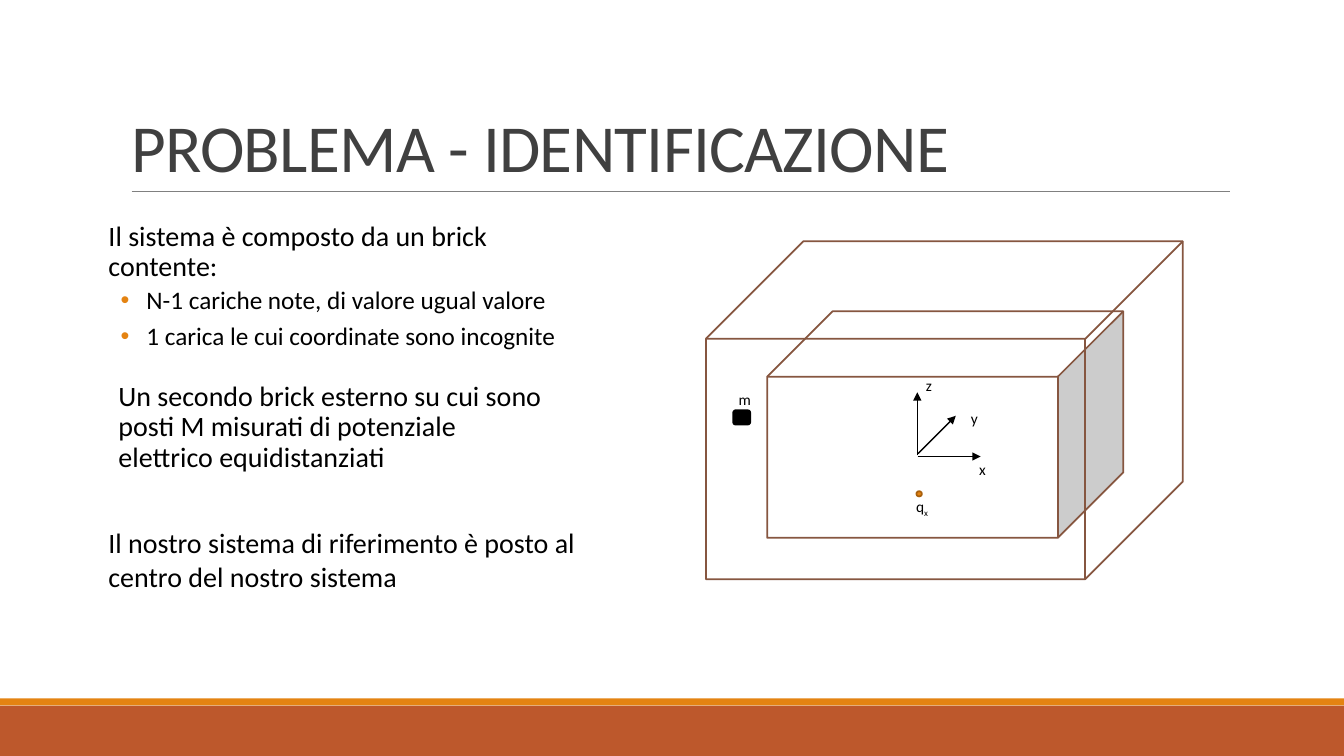
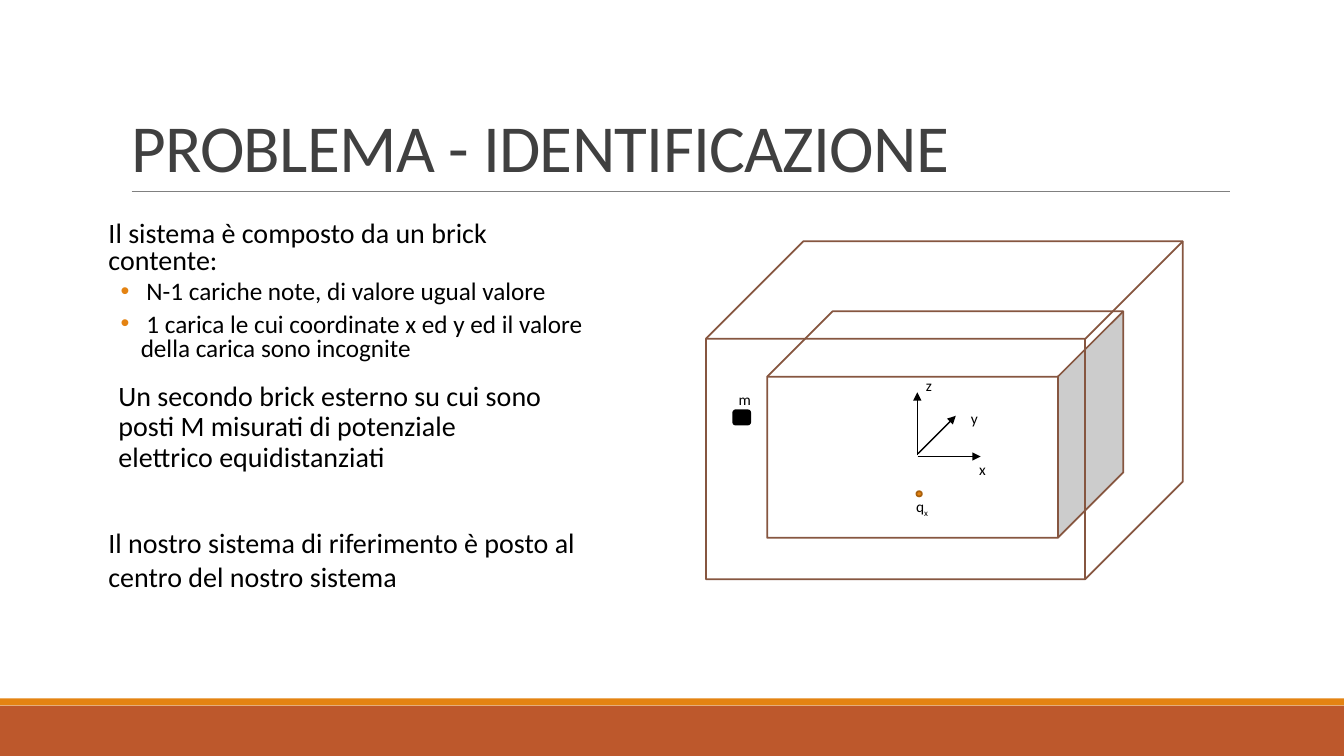
Before and after one commit to baldimario/Simplex, a slide deck: slide 2 of IDENTICAZIONE SISTEMA DI CARICHE PUNTIFORMI DA MISURE DI.pptx. Drawn at 1344x756 pixels with LibreOffice and Linux fonts; fonts in the diff are those of the drawing. Boxes give left, top, right and bottom in pixels: in the first picture for what was removed or moved away, otherwise in the second. Text is boxed around its words. In the diff, an @@ line names an element or a change of style, - is before the commit and + after.

Commit message:
Aggiornamenti slide e relazione
Slide aggiornata col nuovo problema.
Relazione aggiornata col nuovo problema con nuova funzione di costo, formulazioni e notazioni suggerite dal professore.
TODO: integrare nella relazione i nuovi esperimenti.

```diff
--- a/IDENTICAZIONE SISTEMA DI CARICHE PUNTIFORMI DA MISURE DI.pptx
+++ b/IDENTICAZIONE SISTEMA DI CARICHE PUNTIFORMI DA MISURE DI.pptx
@@ text at (x1=108, y1=223, x2=545, y2=305): line spacing 0.9 to 0.8 @@
@@ text at (x1=141, y1=315, x2=582, y2=362): text changed @@
-  • 1 carica le cui coordinate sono incognite
+  • 1 carica le cui coordinate x ed y ed il valore della carica sono incognite
```
Also in this commit, not shown: 5 other slides changed, 1 other file.
